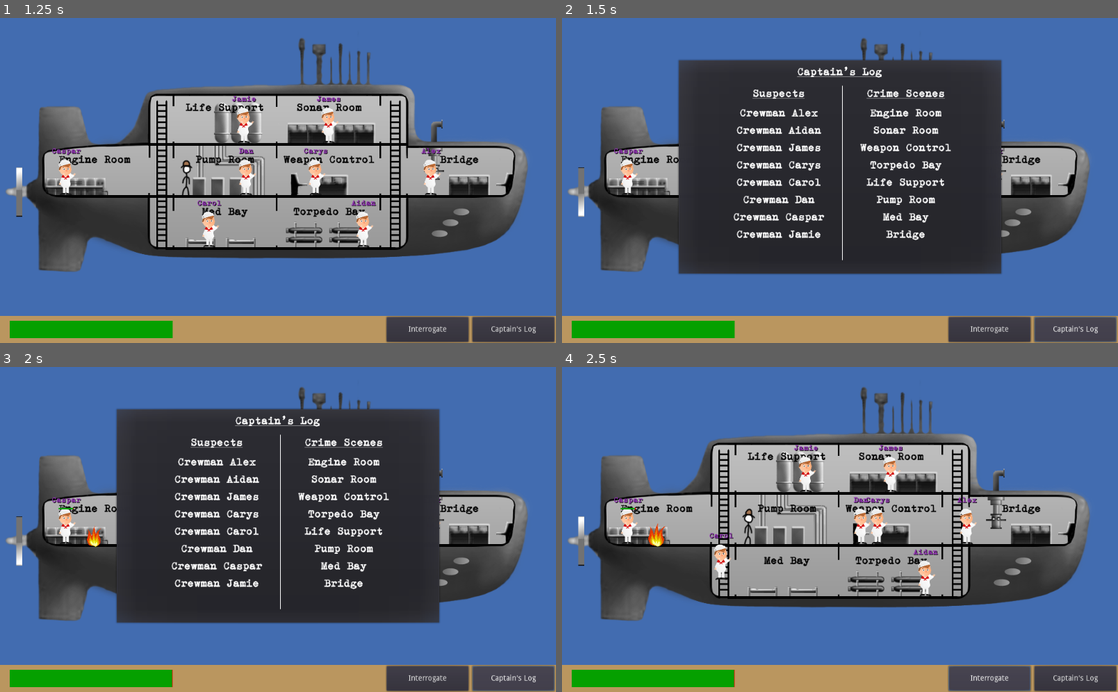
Above: before the commit, frames 1-4 (two rows, left to right).
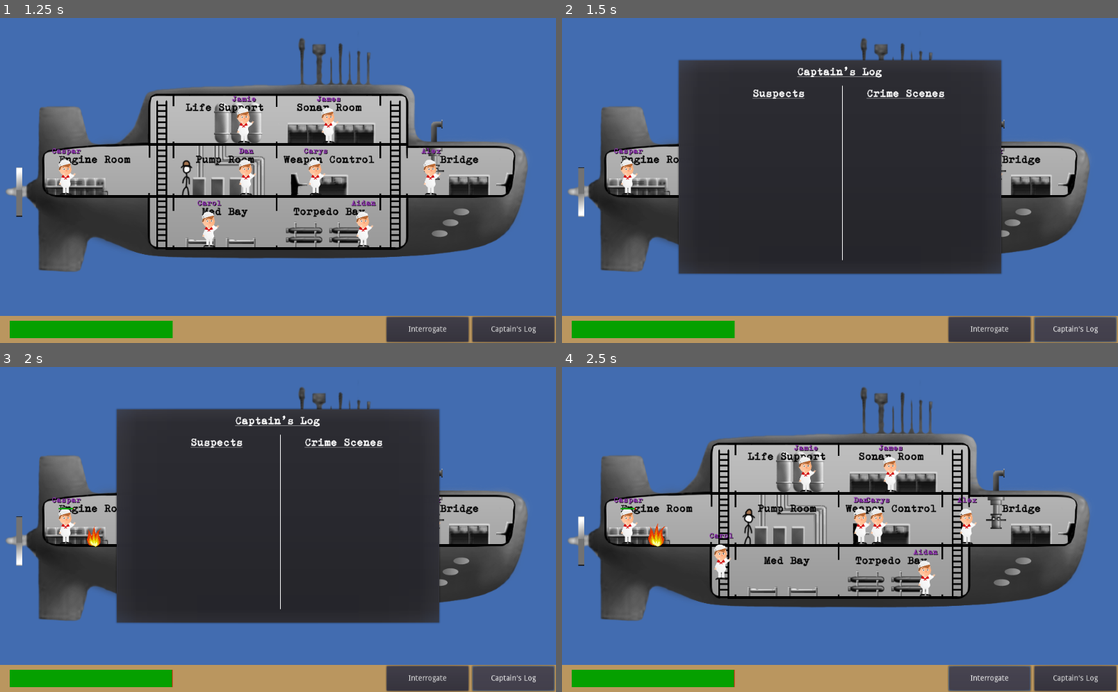
Above: after the commit, the same moments.

Repository: danielcannell/deep-clue-sea
Game: Godot game, scene res://menu/StartMenu.tscn
Two runs of this game, one before a commit and one after it. Both use one fixed random seed, a clock stepped at 60 frames per second and the inputs below. Sound files missing from this copy of the repository are replaced by a short silence.
Inputs (mouse positions are in pixels of both pictures, inside the frame that each line leads up to):
- Up to frame 1 (1.25 s): click (139, 268) at 0.5 s
- Up to frame 2 (1.5 s): click "Captain's Log" at 1.25 s
- Up to frame 3 (2 s): no input
- Up to frame 4 (2.5 s): click "Interrogate" at 2 s

Frame 1 is identical in both runs. In frame 2, 2.9% of the frame differs, in the area x 30-70%, y 27-69%; in frame 3, 2.9%; in frame 4, nothing differs.
Error after the commit: Parse Error: Variable "i" already defined in the scope (at line 84). (res://detective/DetectiveRoot.gd:95)

Commit message:
Fixed endless loop bug

Diff:
--- a/detective/DetectiveRoot.gd
+++ b/detective/DetectiveRoot.gd
@@ -92,9 +92,16 @@
     for traitor_knl in range(not_guilty_crew):
         var crew = i % num_crew
         var knl_item = randi() % not_solution_crew_list.size()
-        while not_solution_crew_list[knl_item] == crew:
-            knl_item = randi() % not_solution_crew_list.size()
-        crew_knowledge[crew]["people_knowledge"].append(not_solution_crew_list[knl_item])
+        for i in range(10):
+            var drop = true
+            if not_solution_crew_list[knl_item] == crew:
+                knl_item = randi() % not_solution_crew_list.size()
+            else:
+                drop = false
+                break
+        if not drop:
+            crew_knowledge[crew]["people_knowledge"].append(not_solution_crew_list[knl_item])
+
         not_solution_crew_list.remove(knl_item)
         i += 1
 
